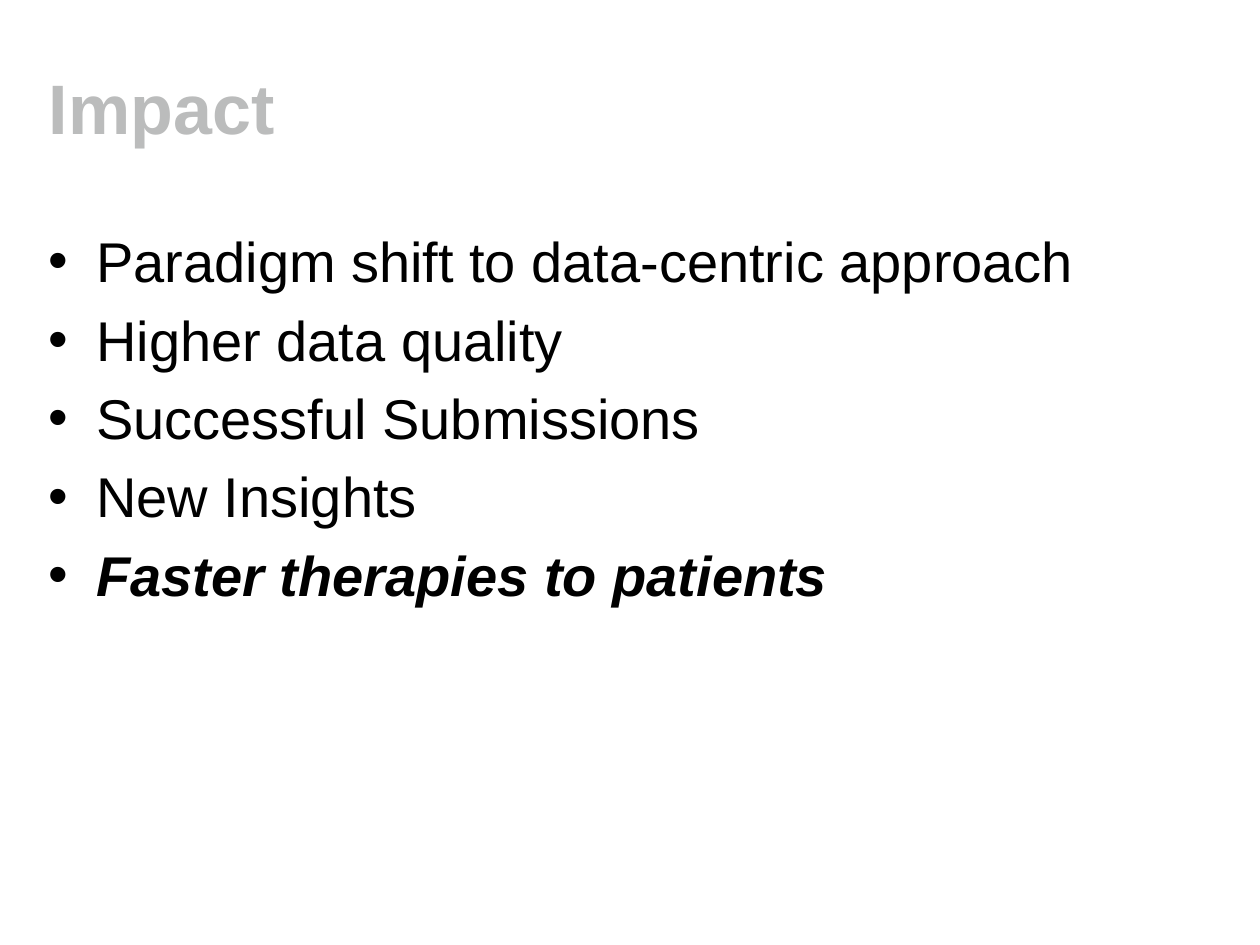
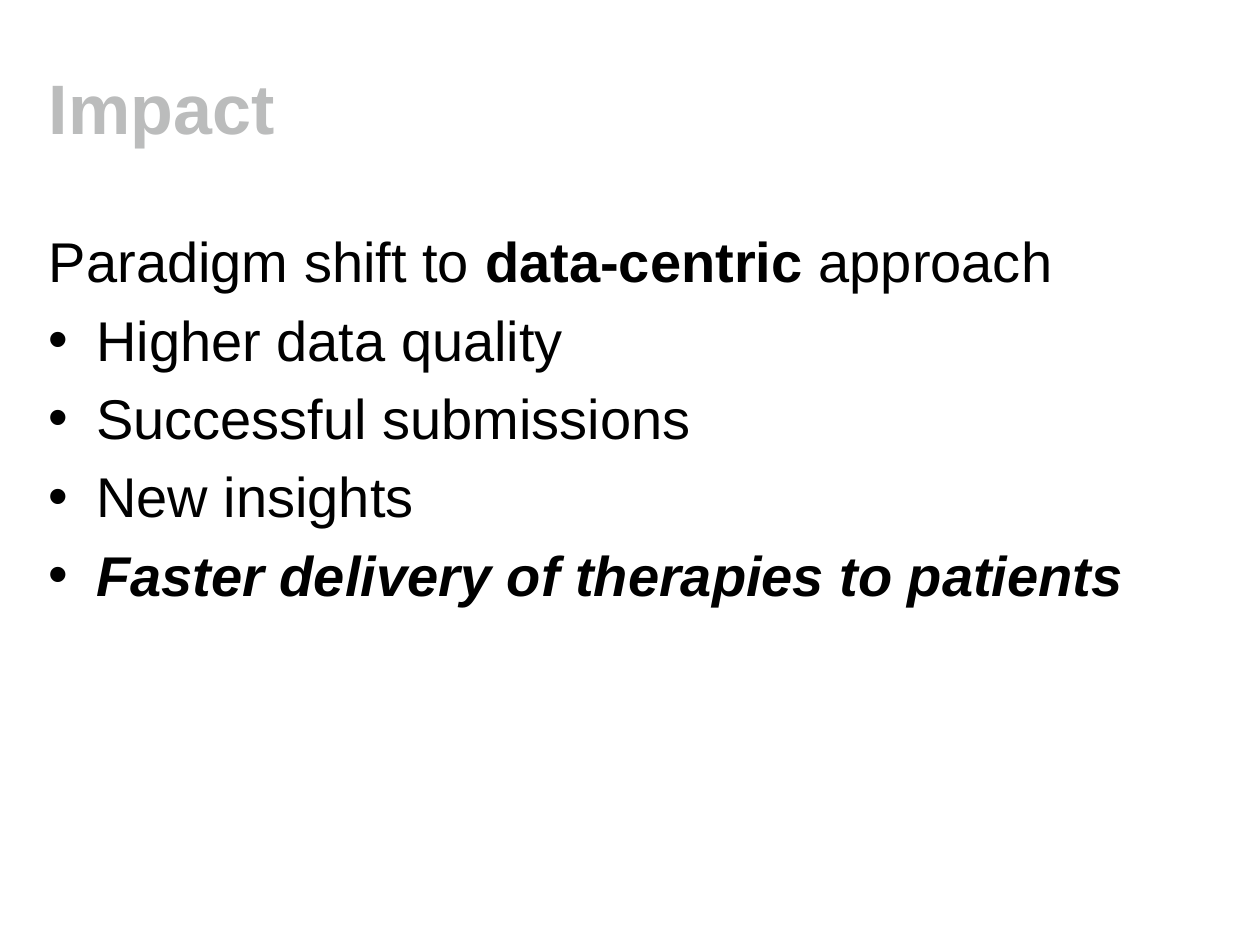
Before and after one commit to phuse-org/SENDConform, a slide deck: slide 10 of doc/Meetings/StudyDataValidation-PHUSEWebinarWed-2020-03-25.pptx (slide 11 before the commit). Drawn at 1260x945 pixels with LibreOffice and Linux fonts; fonts in the diff are those of the drawing; background and template pictures are left out. Boxes give left, top, right and bottom in pixels: in the first picture for what was removed or moved away, otherwise in the second. Text is boxed around its words. In the diff, an @@ line names an element or a change of style, - is before the commit and + after.

```diff
--- a/doc/Meetings/StudyDataValidation-PHUSEWebinarWed-2020-03-25.pptx
+++ b/doc/Meetings/StudyDataValidation-PHUSEWebinarWed-2020-03-25.pptx
@@ text at (49, 241, 1052, 293): bold on in "data-centric"; bullet • to none @@
@@ text at (96, 398, 1123, 607): text changed; bold on; italic on @@
-• Successful Submissions
-• New Insights
-• Faster therapies to patients
+• Successful submissions
+• New insights
+• Faster delivery of therapies to patients
```
Also in this commit, not shown: 8 other slides changed, 1 slide removed, 1 other file.
